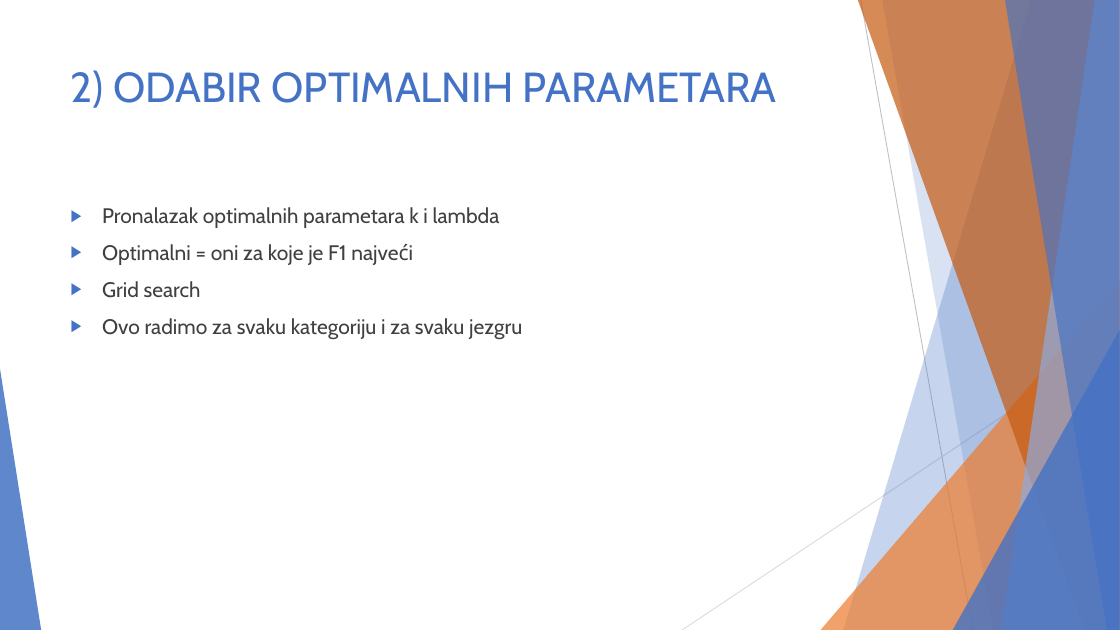
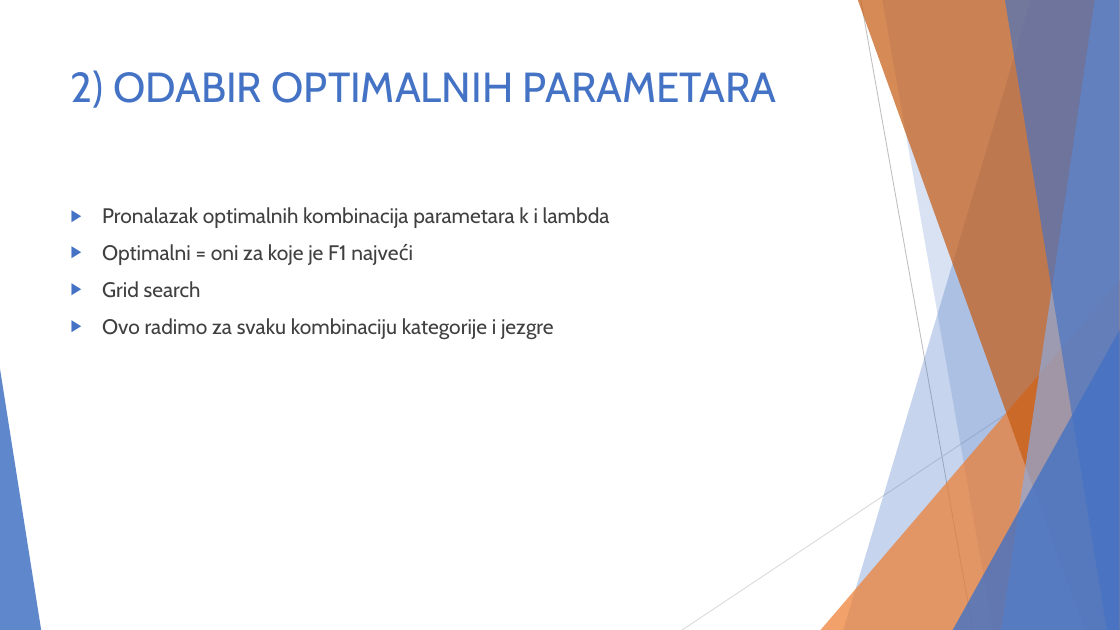
Before and after one commit to majajuric/UUZOP-Text-Classification-using-String-Kernels, a slide deck: slide 9 of UZOP_prezentacija.pptx. Drawn at 1120x630 pixels with LibreOffice and Linux fonts; fonts in the diff are those of the drawing. Boxes give left, top, right and bottom in pixels: in the first picture for what was removed or moved away, otherwise in the second. Text is boxed around its words. In the diff, an @@ line names an element or a change of style, - is before the commit and + after.

```diff
--- a/UZOP_prezentacija.pptx
+++ b/UZOP_prezentacija.pptx
@@ text at (x1=102, y1=207, x2=610, y2=228): text changed @@
-▶ Pronalazak optimalnih parametara k i lambda
+▶ Pronalazak optimalnih kombinacija parametara k i lambda
@@ text at (x1=102, y1=318, x2=554, y2=340): text changed @@
-▶ Ovo radimo za svaku kategoriju i za svaku jezgru
+▶ Ovo radimo za svaku kombinaciju kategorije i jezgre
```
Also in this commit, not shown: 6 other slides changed.
